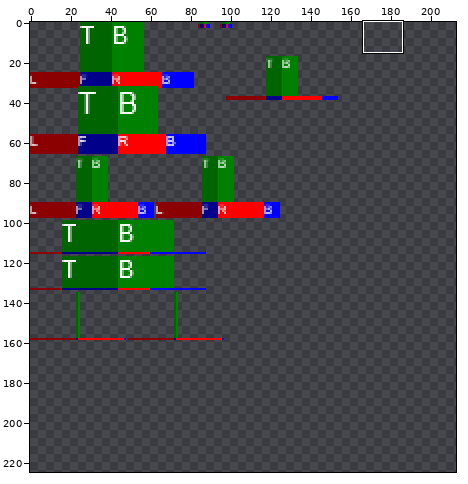
Edited in one commit: sprite sheet (resources/assets/the_salsa_spacemod/models/entities/basicship.png). Above, an overview of the earlier version with the close-up marked.
Close-up. Before:
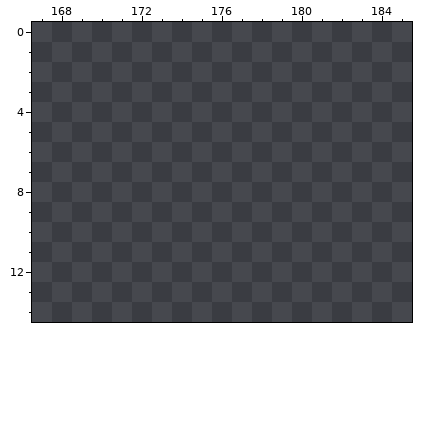
The file is 256x256 pixels. Colours within 5 levels of each other are drawn and written as one. Shown: x 167..185, y 0..14. The wide view leaves out empty margins. The commit also changed other parts of the picture, which this record leaves out.
Once edited:
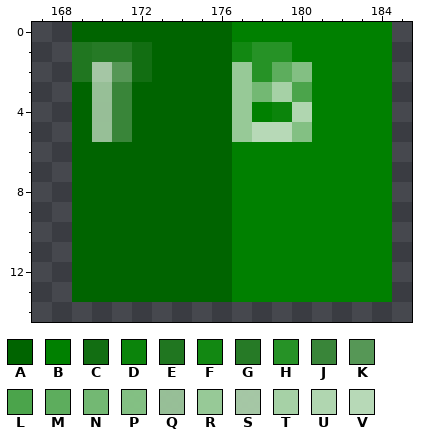
Palette (. is transparent): A #006400  B #008000  C #126e12fe  D #0b840bfe  E #207620fe  F #128812fe  G #267a26fe  H #269226fe  J #398539fe  K #569756fe  L #4ba44bfe  M #5dad5dfe  N #73b873fe  P #83c083fe  Q #97bf97fe  R #97ca97fe  S #a5c7a5fe  T #a6d2a6fe  U #b0d7b0fe  V #b7dab7fe
Diff:
y 0: x 169..184 ................ -> AAAAAAAABBBBBBBB
y 1: x 169..184 ................ -> EGGCAAAAFHHBBBBB
y 2: x 169..184 ................ -> ESKCAAAARHMPBBBB
y 3: x 169..184 ................ -> AQJAAAAARNTLBBBB
y 4: x 169..184 ................ -> AQJAAAAARBDUBBBB
y 5: x 169..184 ................ -> AQJAAAAARVVPBBBB
y 6..13: x 169..184 ................ -> AAAAAAAABBBBBBBB
Changed places in both close-ups, as pixel boxes (x1, y1, x2, y2):
added: (72, 22, 392, 302)
